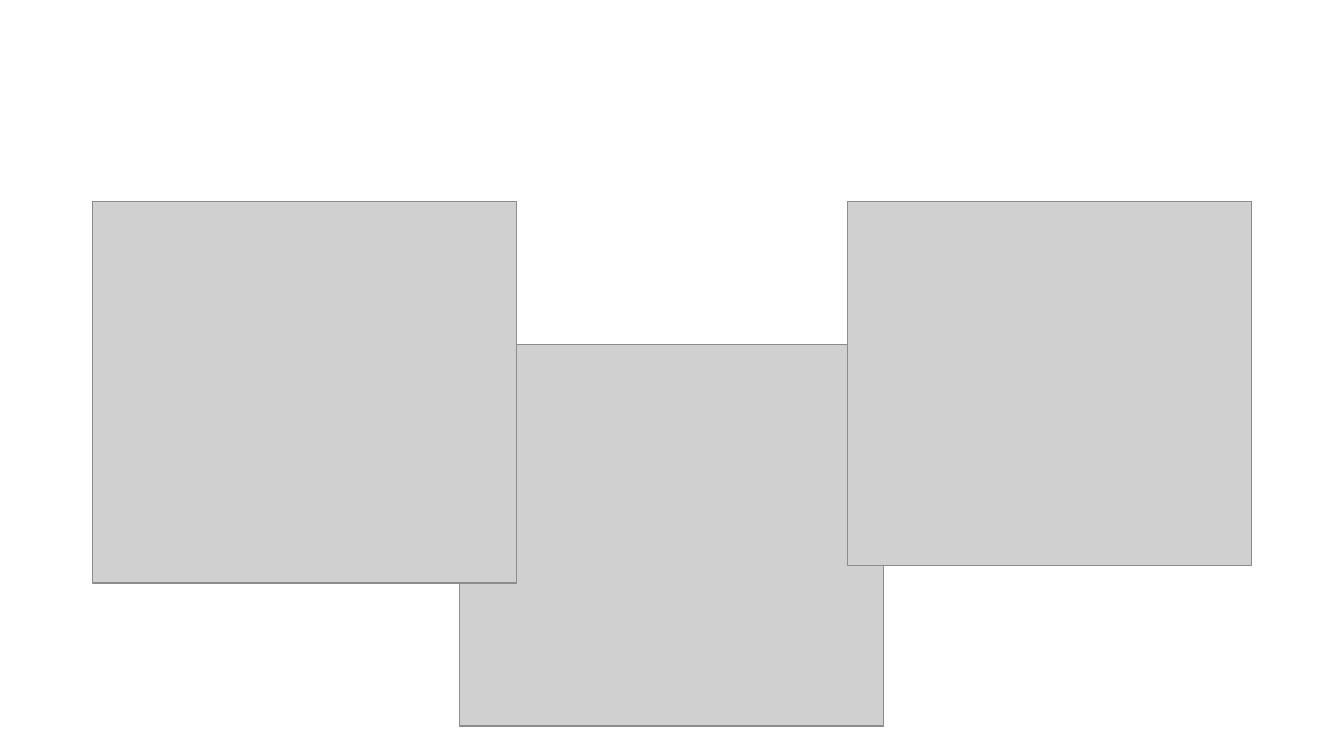
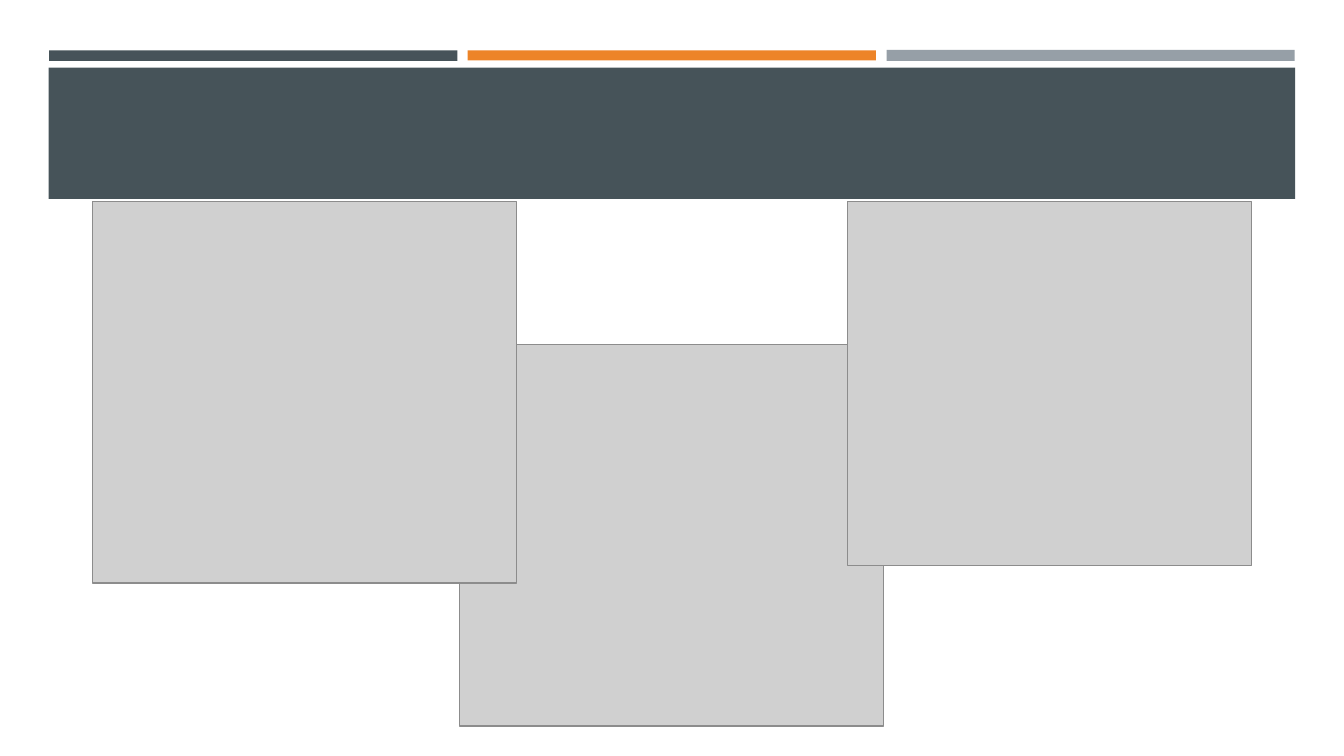
Before and after one commit to willgraham345/flightSimulator, a slide deck: slide 4 of Progress Presentations/8-19-22 Simulink Tests.pptx. Drawn at 1344x756 pixels with LibreOffice and Linux fonts; fonts in the diff are those of the drawing; grey boxes stand for pictures. Boxes give left, top, right and bottom in pixels: in the first picture for what was removed or moved away, otherwise in the second. Text is boxed around its words. In the diff, an @@ line names an element or a change of style, - is before the commit and + after.

```diff
--- a/Progress Presentations/8-19-22 Simulink Tests.pptx
+++ b/Progress Presentations/8-19-22 Simulink Tests.pptx
@@ rectangle added at (49,50,458,60), fill #465359 @@
@@ rectangle added at (468,50,876,60), fill #ED8428 @@
@@ rectangle added at (886,50,1295,62), fill #969FA7 @@
@@ rectangle added at (48,68,1296,199), fill #465359 @@
```
Also in this commit, not shown: 3 other slides changed, 1 slide added, 1 slide removed, 4 other files.
